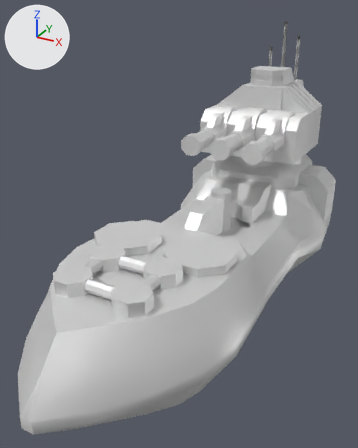
The glTF model glb/corpship.glb, before and after one commit.
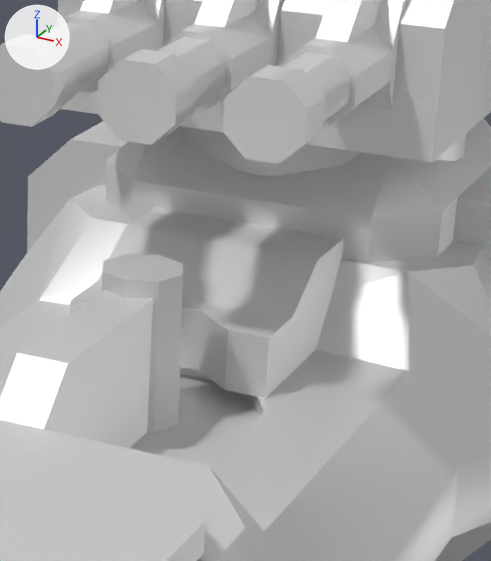
Each version appears first whole from a 50 mm camera at (27.8, -58.3, 32.5) aimed at (-2.7, -2.8, 4.8), and next in a close-up on the part from 52% to 86% of the width and 28% to 59% of the height. Arrows for +X, +Y and +Z are at upper left; the lights stay in place. The last two pictures show the newer version.

Objects in the first close-up: 'barrel1', 'barrel2', 'barrel3', 'base', 'sleeve1', 'sleeve2', 'sleeve3', 'turret'.
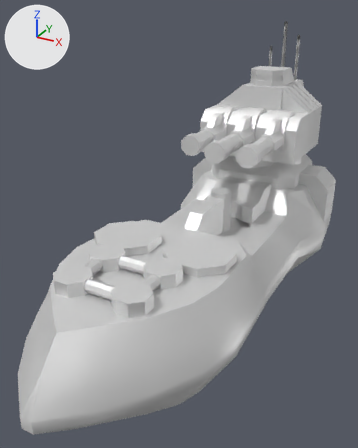
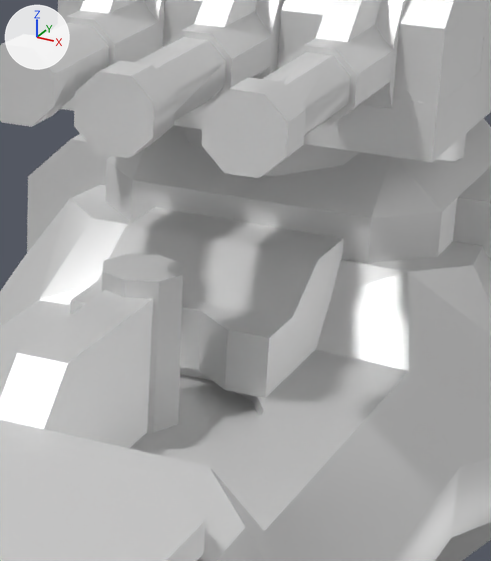
Pixel boxes [x1, y1, x2, y2] of what changed, in the close-ups (491 x 561 px):
'barrel3', moved
    before: [223, 52, 350, 164]
    after: [201, 52, 350, 178]
'barrel2', moved
    before: [98, 37, 226, 145]
    after: [74, 37, 226, 158]

The change, as a diff of the scene's bpy script:
```diff
--- a/glb/corpship.glb.py
+++ b/glb/corpship.glb.py
@@ ob_barrel2 @@
 ob_barrel2.parent = ob_sleeve2
-ob_barrel2.location = (0.0, -6.726, -3.067)
+ob_barrel2.location = (0.0, -8.604, -3.067)
@@ ob_barrel3 @@
 ob_barrel3.parent = ob_sleeve3
-ob_barrel3.location = (0.0, -6.808, -3.067)
+ob_barrel3.location = (0.0, -8.686, -3.067)
```
